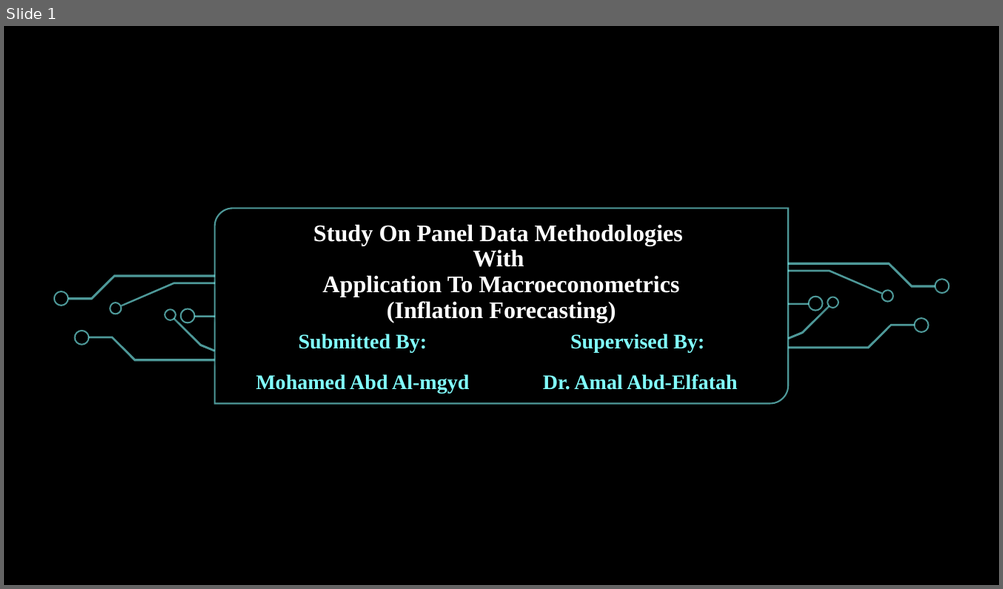
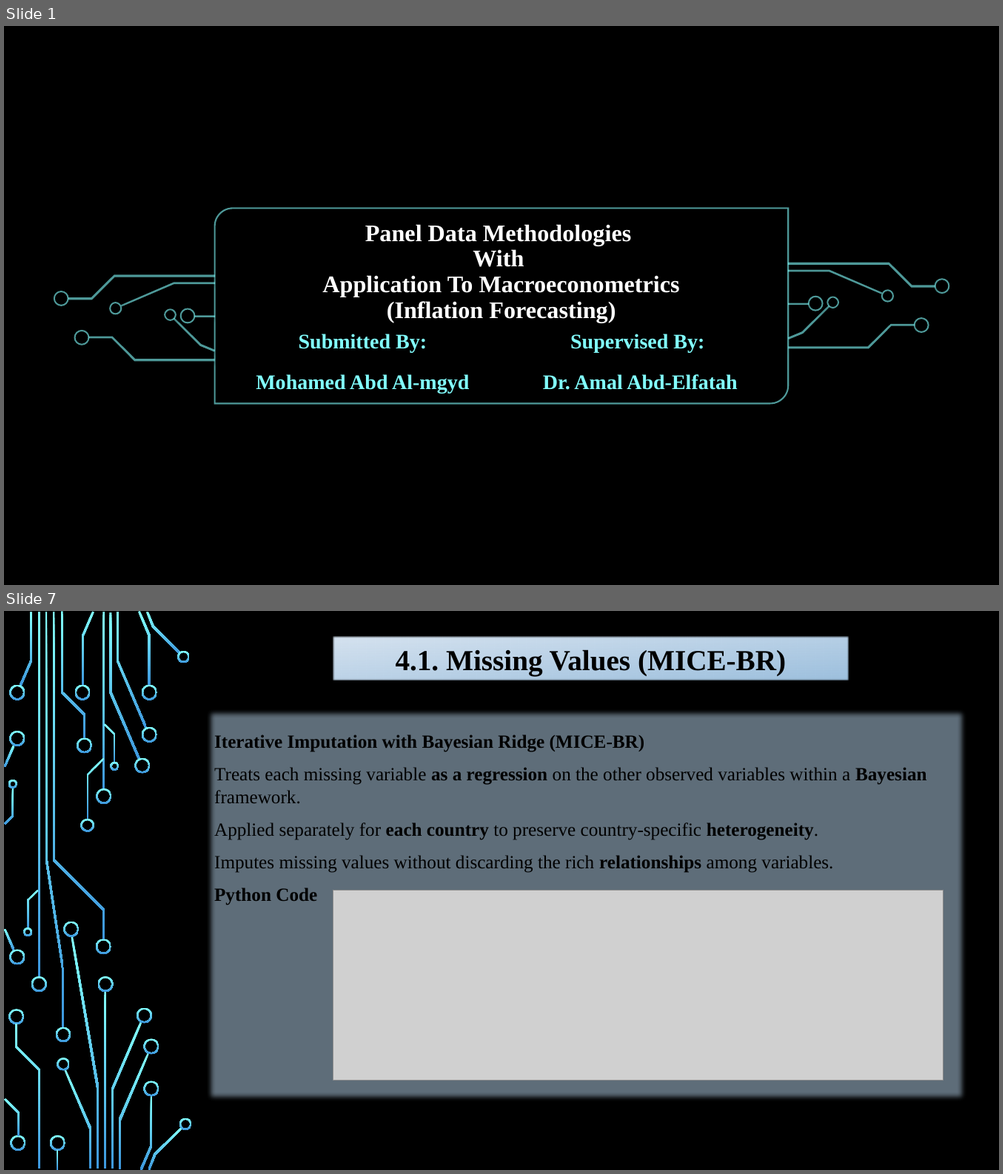
Before and after one commit to MohamedataS/Inflation-Forecasting-PanelModels, a slide deck: 07-Report/Presentation.pptx. Shown one above the other, each under a label of ours: slide 1 before the commit, slides 1 and 7 after it; the slides between them are not shown. The pictures are 1003x589 and 1003x1174 pixels, drawn with LibreOffice and Linux fonts; fonts in the diff are those of the drawing; grey boxes stand for pictures; background and template pictures are left out. Boxes give left, top, right and bottom in pixels: in the first picture for what was removed or moved away, otherwise in the second. Text is boxed around its words. In the diff, an @@ line names an element or a change of style, - is before the commit and + after.

```diff
--- a/07-Report/Presentation.pptx
+++ b/07-Report/Presentation.pptx
@@ slide 7 added at [4, 611, 999, 1170], background picture (left out); not listed: 20 template elements that a slide beside it also shows @@
@@ title added at [333, 636, 848, 681], fill gradient #D7E4F0 to #9EC0DF, 28 pt, text #000000, bold @@
+4.1. Missing Values (MICE-BR)
@@ subtitle added at [207, 709, 967, 1101], fill #BEDCF4 at 50% opacity, 18 pt, text #000000 @@
+Iterative Imputation with Bayesian Ridge (MICE-BR)
+Treats each missing variable as a regression on the other observed variables within a Bayesian framework.
+Applied separately for each country to preserve country-specific heterogeneity.
+Imputes missing values without discarding the rich relationships among variables.
+Python Code
@@ picture added at [333, 891, 943, 1080] @@
@@ group added at [8, 612, 192, 1169]: 34 freeform shapes @@
@@ slide 1 changed as well @@
@@ title at [322, 224, 680, 323]: text changed @@
-Study On Panel Data Methodologies
-With
-Application To Macroeconometrics
-(Inflation Forecasting)
+Panel Data Methodologies
+With
+Application To Macroeconometrics
+(Inflation Forecasting)
```
Also in this commit, not shown: 23 other slides added, 1 slide removed, 9 other files.
